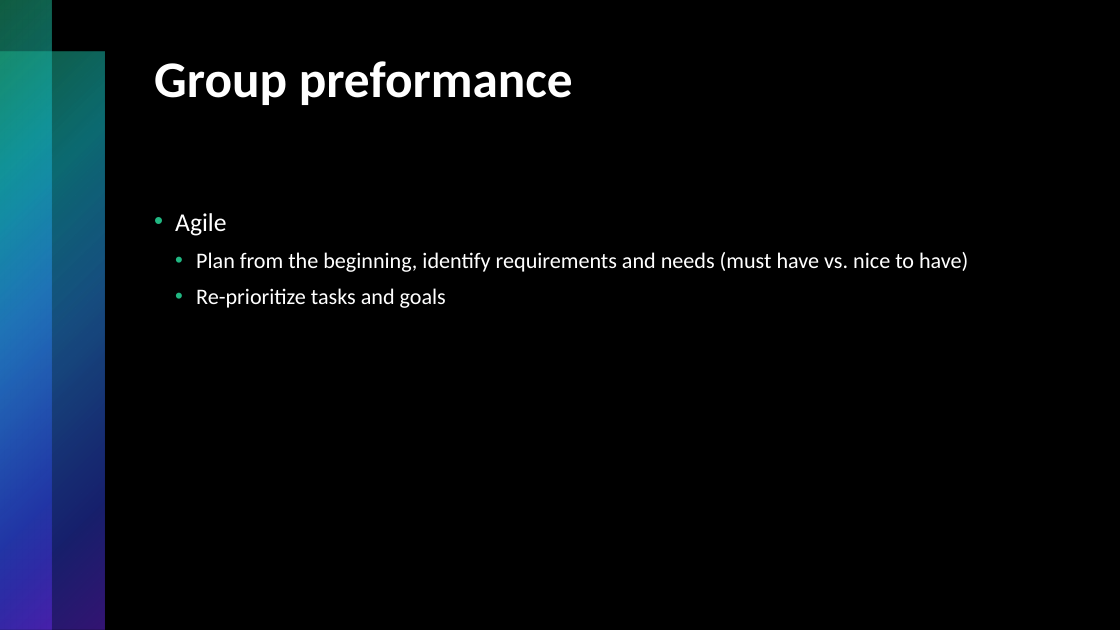
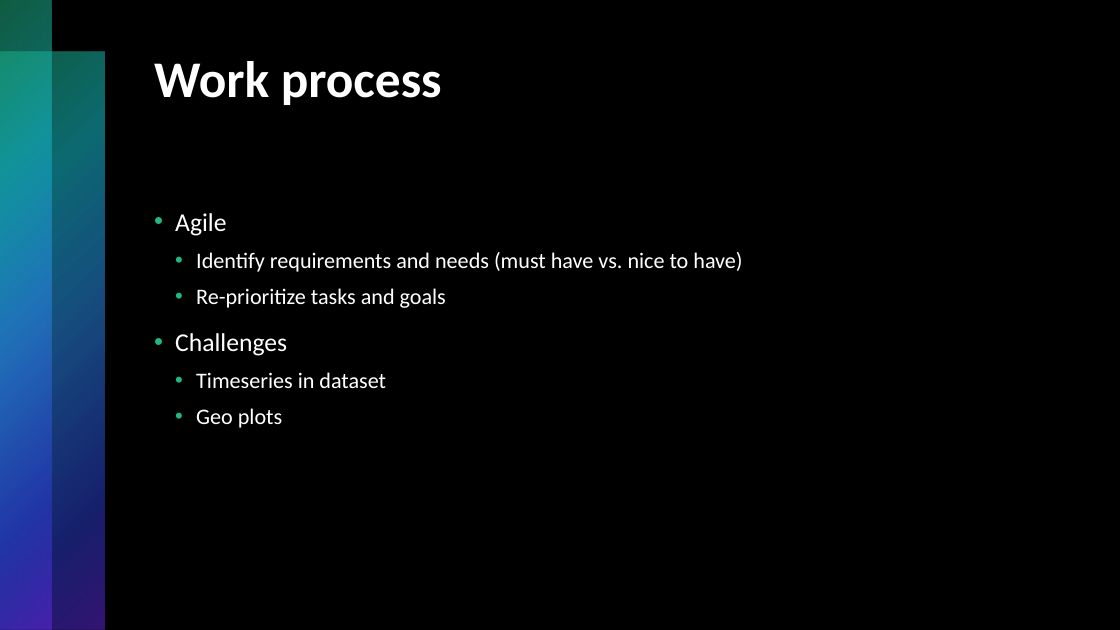
Before and after one commit to stefanlilja/pink_elephants, a slide deck: slide 5 of pitch.pptx (slide 8 before the commit). Drawn at 1120x630 pixels with LibreOffice and Linux fonts; fonts in the diff are those of the drawing. Boxes give left, top, right and bottom in pixels: in the first picture for what was removed or moved away, otherwise in the second. Text is boxed around its words. In the diff, an @@ line names an element or a change of style, - is before the commit and + after.

```diff
--- a/pitch.pptx
+++ b/pitch.pptx
@@ title at (154,61,442,105): text changed @@
-Group preformance
+Work process
@@ text at (196,252,742,272): text changed @@
-  • Plan from the beginning, identify requirements and needs (must have vs. nice to have)
+  • Identify requirements and needs (must have vs. nice to have)
@@ text at (175,333,386,428): paragraphs added @@
+• Challenges
+  • Timeseries in dataset
+  • Geo plots
```
Also in this commit, not shown: 2 other slides changed, 1 slide added, 3 slides removed.
